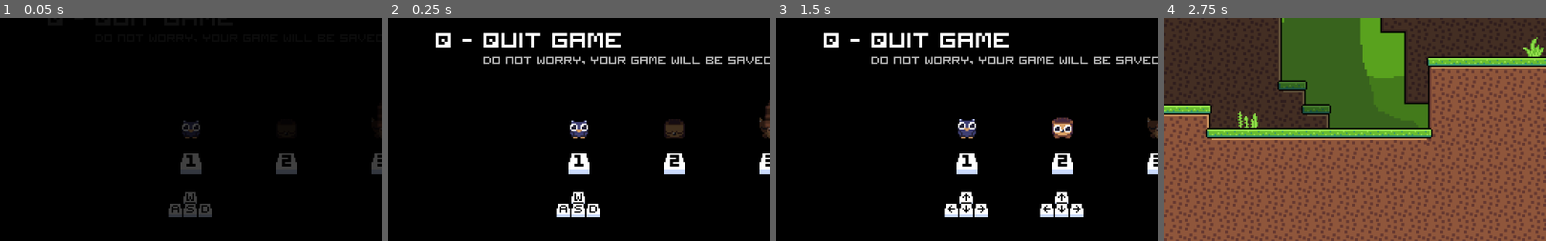
Above: before the commit, frames 1-4 (left to right).
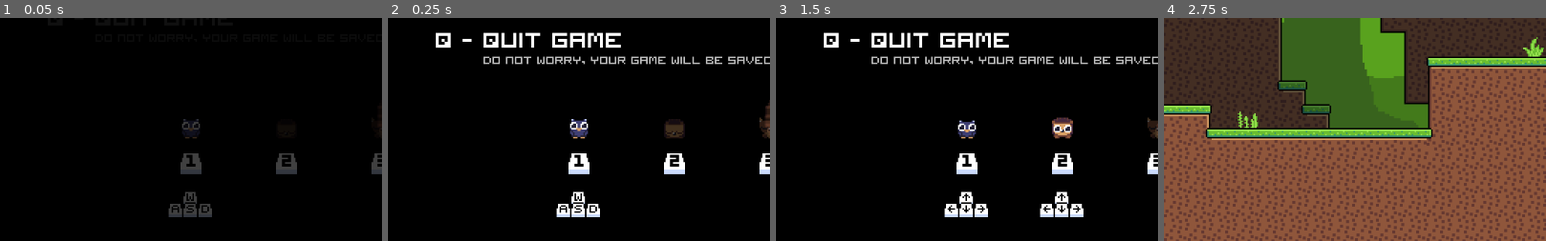
Above: after the commit, the same moments.

Repository: atka66/cccc
Game: Godot game, scene res://objects/system/menu/Menu.tscn
Two runs of this game, one before a commit and one after it. Both use one fixed random seed, a clock stepped at 60 frames per second and the inputs below. This scene is started directly instead of the project's main scene. Sound files missing from this copy of the repository are replaced by a short silence.
Inputs:
- Up to frame 1 (0.05 s): no input
- Up to frame 2 (0.25 s): no input
- Up to frame 3 (1.5 s): tap Enter at 0.5 s; hold 1 (toggle_player_1) 0.53-1.28 s; hold D (right_1) from 0.53 s (still down); tap W (jump_1) at 0.77 s; tap 2 (toggle_player_2) at 0.8, 1.35 s
- Up to frame 4 (2.75 s): tap W (jump_1) at 1.52 s; tap 3 (toggle_player_3) at 1.55 s; tap R (reset) at 2 s; release D (right_1) at 2.03 s; hold A (left_1) from 2.03 s (still down); hold 3 (toggle_player_3) from 2.03 s (still down); tap 4 (toggle_player_4) at 2.3 s
The pictures show only the part of the screen within x 6-56%, y 50-100%; the shares and areas given below are measured in that part.

The runs differ from the first frame. In frame 1, 0.1% of the frame differs, in the area x 47-53%, y 45-52%; in frame 2, 0.2%; in frame 3, 0.2%; in frame 4, nothing differs.
Error in both runs: Invalid get index '0' (on base: 'Array'). (res://Global.gd:28)

Commit message:
some sounds

Diff:
--- a/objects/player/Player.tscn
+++ b/objects/player/Player.tscn
@@ -78,7 +78,6 @@
 [node name="Sprite" type="AnimatedSprite" parent="."]
 frames = ExtResource( 1 )
 animation = "idle"
-frame = 1
 playing = true
 
 [node name="CollisionShape2D" type="CollisionShape2D" parent="."]
--- a/objects/system/menu/Menu.gd
+++ b/objects/system/menu/Menu.gd
@@ -1,15 +1,9 @@
 extends Node2D
 
+func _ready():
+	$AppearAudio.play()
+
 func _input(event):
-	if event.is_action_pressed("toggle_player_1"):
-		Global.togglePlayer(0)
-	if event.is_action_pressed("toggle_player_2"):
-		Global.togglePlayer(1)
-	if event.is_action_pressed("toggle_player_3"):
-		Global.togglePlayer(2)
-	if event.is_action_pressed("toggle_player_4"):
-		Global.togglePlayer(3)
-
 	if event.is_action_pressed("quit"):
 		Global.saveGame()
 		get_tree().quit()
--- a/objects/system/menu/Menu.tscn
+++ b/objects/system/menu/Menu.tscn
@@ -1,8 +1,9 @@
-[gd_scene load_steps=5 format=2]
+[gd_scene load_steps=6 format=2]
 
 [ext_resource path="res://objects/system/menu/Menu.gd" type="Script" id=1]
 [ext_resource path="res://objects/system/label/CustomLabel.tscn" type="PackedScene" id=2]
 [ext_resource path="res://objects/system/menu/PlayerSelector.tscn" type="PackedScene" id=3]
+[ext_resource path="res://sounds/menu.ogg" type="AudioStream" id=4]
 
 [sub_resource type="Animation" id=1]
 resource_name = "appear"
@@ -86,3 +87,7 @@
 [node name="PlayerSelector3" parent="." instance=ExtResource( 3 )]
 position = Vector2( 352, 224 )
 playerId = 3
+
+[node name="AppearAudio" type="AudioStreamPlayer" parent="."]
+stream = ExtResource( 4 )
+volume_db = -5.0
--- a/objects/system/menu/PlayerDummy.tscn
+++ b/objects/system/menu/PlayerDummy.tscn
@@ -17,5 +17,4 @@
 [node name="Sprite" type="AnimatedSprite" parent="."]
 frames = ExtResource( 3 )
 animation = "idle"
-frame = 1
 playing = true
--- a/objects/system/menu/PlayerSelector.gd
+++ b/objects/system/menu/PlayerSelector.gd
@@ -9,6 +9,12 @@
 	add_child(dummy)
 	$ToggleSprite.frame = playerId
 
+func _input(event):
+	if event.is_action_pressed("toggle_player_" + str(playerId + 1)):
+		$Anim.play("toggle")
+		$ToggleAudio.play()
+		Global.togglePlayer(playerId)
+
 func _process(delta):
 	if (Global.playersJoined[playerId]):
 		dummy.wakeup()
--- a/objects/system/menu/PlayerSelector.tscn
+++ b/objects/system/menu/PlayerSelector.tscn
@@ -1,11 +1,44 @@
-[gd_scene load_steps=4 format=2]
+[gd_scene load_steps=6 format=2]
 
 [ext_resource path="res://objects/system/menu/PlayerSelector.gd" type="Script" id=1]
 [ext_resource path="res://sprites/controls.png" type="Texture" id=2]
 [ext_resource path="res://sprites/playerselect.png" type="Texture" id=3]
+[ext_resource path="res://sounds/toggle.ogg" type="AudioStream" id=4]
+
+[sub_resource type="Animation" id=1]
+resource_name = "toggle"
+length = 0.1
+step = 0.01
+tracks/0/type = "value"
+tracks/0/path = NodePath("ToggleSprite:position")
+tracks/0/interp = 1
+tracks/0/loop_wrap = true
+tracks/0/imported = false
+tracks/0/enabled = true
+tracks/0/keys = {
+"times": PoolRealArray( 0, 0.02, 0.1 ),
+"transitions": PoolRealArray( 1, 1, 1 ),
+"update": 0,
+"values": [ Vector2( 0, 24 ), Vector2( 0, 28 ), Vector2( 0, 24 ) ]
+}
+tracks/1/type = "value"
+tracks/1/path = NodePath("ControlSprite:rotation_degrees")
+tracks/1/interp = 1
+tracks/1/loop_wrap = true
+tracks/1/imported = false
+tracks/1/enabled = true
+tracks/1/keys = {
+"times": PoolRealArray( 0, 0.01, 0.03, 0.05, 0.07, 0.09, 0.1 ),
+"transitions": PoolRealArray( 1, 1, 1, 1, 1, 1, 1 ),
+"update": 0,
+"values": [ 0.0, -40.0, 30.0, -20.0, 10.0, -5.0, 0.0 ]
+}
 
 [node name="PlayerSelector" type="Node2D"]
 script = ExtResource( 1 )
+
+[node name="Anim" type="AnimationPlayer" parent="."]
+anims/toggle = SubResource( 1 )
 
 [node name="ToggleSprite" type="Sprite" parent="."]
 position = Vector2( 0, 24 )
@@ -16,3 +49,6 @@
 position = Vector2( 0, 52 )
 texture = ExtResource( 2 )
 hframes = 6
+
+[node name="ToggleAudio" type="AudioStreamPlayer" parent="."]
+stream = ExtResource( 4 )
Not shown, added: sounds/menu.ogg.import
Not shown, added: sounds/toggle.ogg.import
Not shown, added: sounds/menu.ogg
Not shown, added: sounds/toggle.ogg
